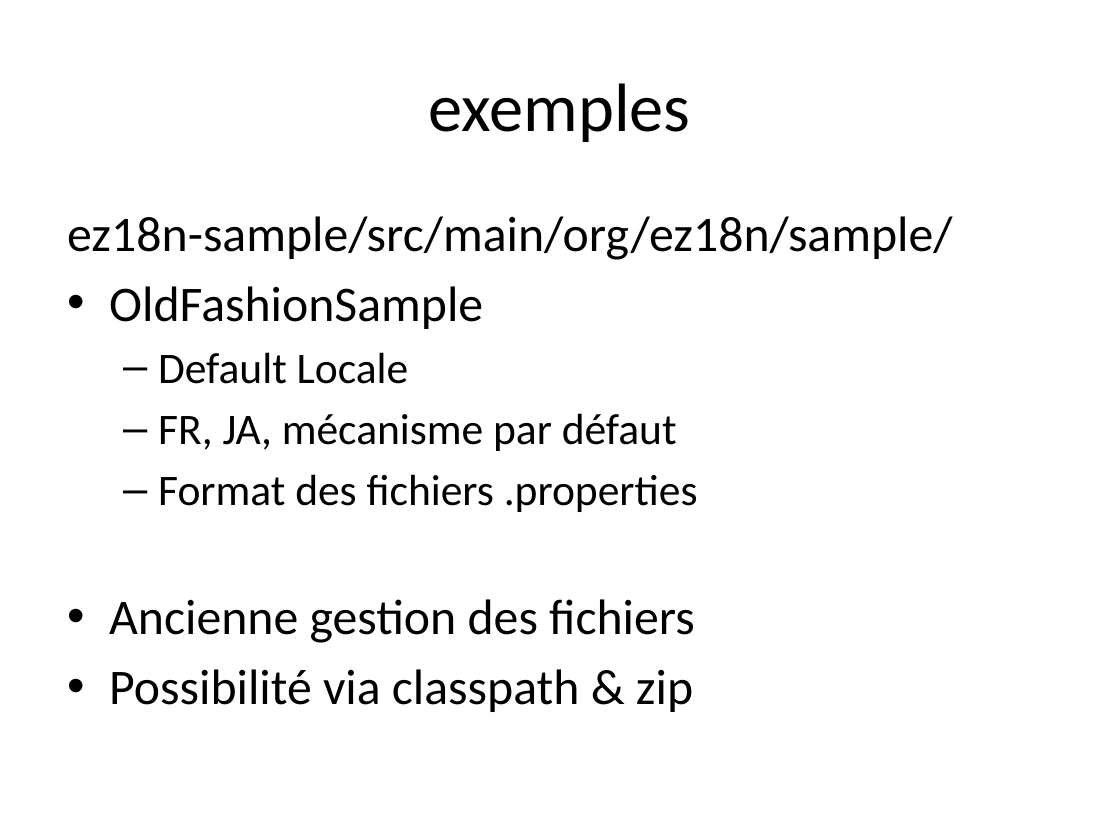
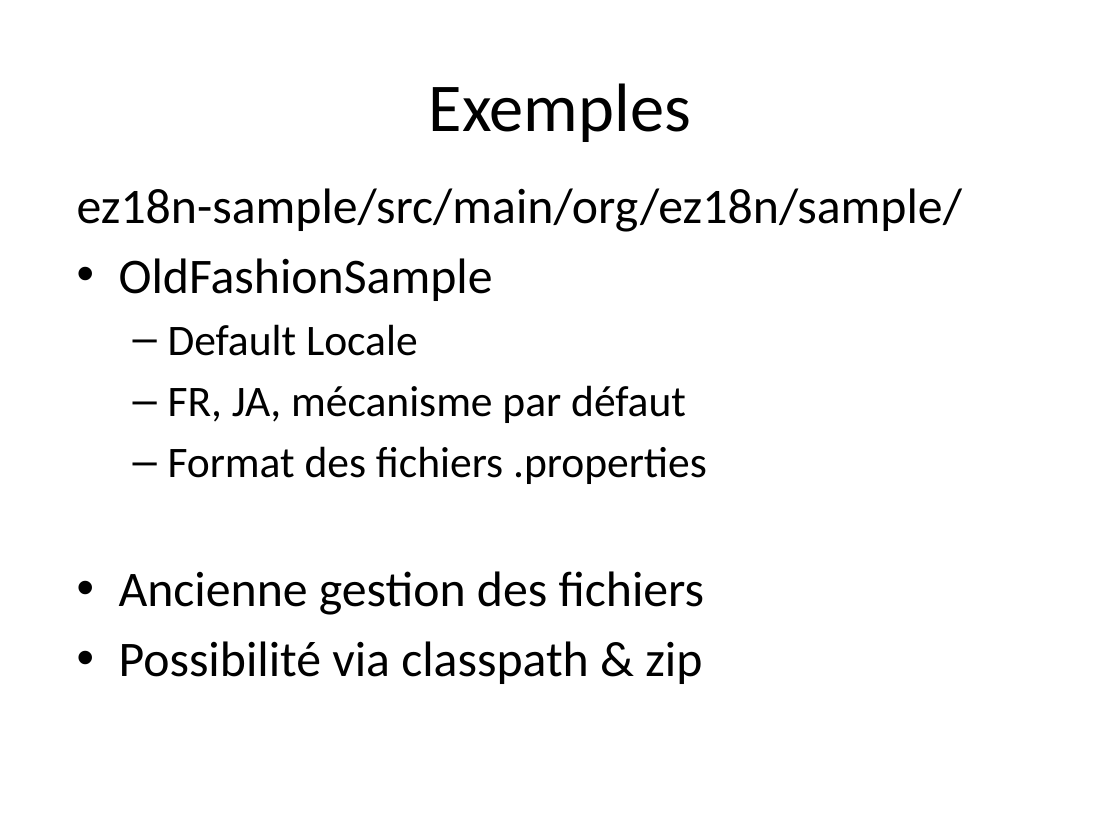
Before and after one commit to dbaeli/ez18n, a slide deck: slide 15 of ez18n-slides/ez18n_theorie.pptx (slide 10 before the commit). Drawn at 1120x840 pixels with LibreOffice and Linux fonts; fonts in the diff are those of the drawing; background and template pictures are left out. Boxes give left, top, right and bottom in pixels: in the first picture for what was removed or moved away, otherwise in the second. Text is boxed around its words. In the diff, an @@ line names an element or a change of style, - is before the commit and + after.

```diff
--- a/ez18n-slides/ez18n_theorie.pptx
+++ b/ez18n-slides/ez18n_theorie.pptx
@@ title at (429,83,691,142): text changed @@
-exemples
+Exemples
@@ text "ez18n-sample/src/main/org/ez18n/sample/": place and size @@
-text "ez18n-sample/src/main/org/ez18n/sample/" at (67,216,952,712)
+text "ez18n-sample/src/main/org/ez18n/sample/" at (77,188,962,684)
```
Also in this commit, not shown: 6 other slides changed, 8 slides added, 1 slide removed, 15 other files.
